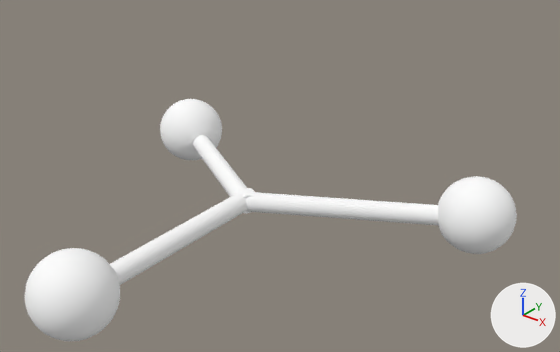
The OBJ model scarymazegame/Assets/Bill_Items/_meshes/Bola.obj as it was, and as the next commit left it.
Rendered twice from a 50 mm camera at (2.79, -3.08, 1.44) aimed at (0.7, -0.47, -0.18). Every picture has the same lights, and +X, +Y and +Z are marked at lower right. Where no turn or scale is listed for an object, it has been applied to the vertices.

Names of what the first picture shows: 'Bola'.
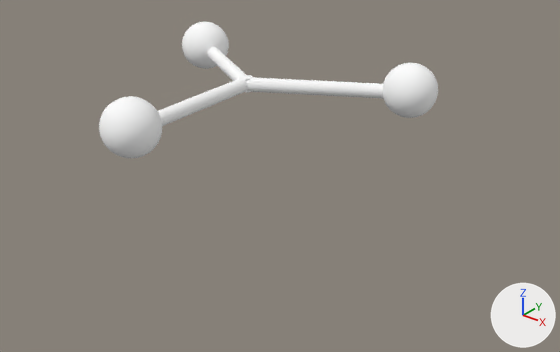
Location of each change, [x1, y1, x2, y2] in pixels of the pictures (560 x 352 px; the box of a moved part takes in the faces that stretch with it):
'Bola', reshaped (31% narrower, 44% shorter): before [25, 99, 517, 341]; after [99, 22, 438, 158]
part 1 of me_bola, moved or reshaped: before [193, 135, 251, 213]; after [207, 47, 250, 93]
part 2 of me_bola, moved or reshaped: before [160, 99, 222, 160]; after [99, 96, 162, 158]
part 3 of me_bola, moved or reshaped: before [438, 176, 517, 254]; after [383, 63, 438, 118]
part 4 of me_bola, moved or reshaped: before [237, 191, 438, 225]; after [240, 77, 384, 99]
part 5 of me_bola, moved or reshaped: before [110, 188, 255, 285]; after [158, 75, 252, 126]
part 6 of me_bola, moved or reshaped: before [25, 248, 120, 341]; after [182, 22, 229, 69]

The edits, one by one:
me_bola has 1292 vertices, 2550 faces and spans x 0.0..1.88, y -2.01..0.0, z -0.16..0.14.
me_bola is used by ob_bola; location (0.0, 0.0, 0.0).
me_bola part 1: the loose piece of 42 vertices spanning x 0.26..0.99, y -1.06..-0.59, z -0.06..0.02 is moved by (-0.9, 1.04, 0.02).
me_bola part 2: the loose piece of 386 vertices spanning x 0.12..0.42, y -0.78..-0.47, z -0.16..0.14 is moved by (-0.21, -0.19, 0.02).
me_bola part 3: the loose piece of 386 vertices spanning x 1.58..1.88, y -0.71..-0.41, z -0.16..0.14 is moved by (-0.9, 1.04, 0.02).
me_bola part 4: the loose piece of 42 vertices spanning x 0.9..1.63, y -1.06..-0.59, z -0.06..0.02 is moved by (-0.9, 1.04, 0.02).
me_bola part 5: the loose piece of 42 vertices spanning x 0.9..0.99, y -1.77..-0.96, z -0.06..0.02 is moved by (-0.9, 1.04, 0.02).
me_bola part 6: the loose piece of 386 vertices spanning x 0.8..1.1, y -2.01..-1.71, z -0.16..0.14 is moved by (-1.58, 2.28, 0.02).
